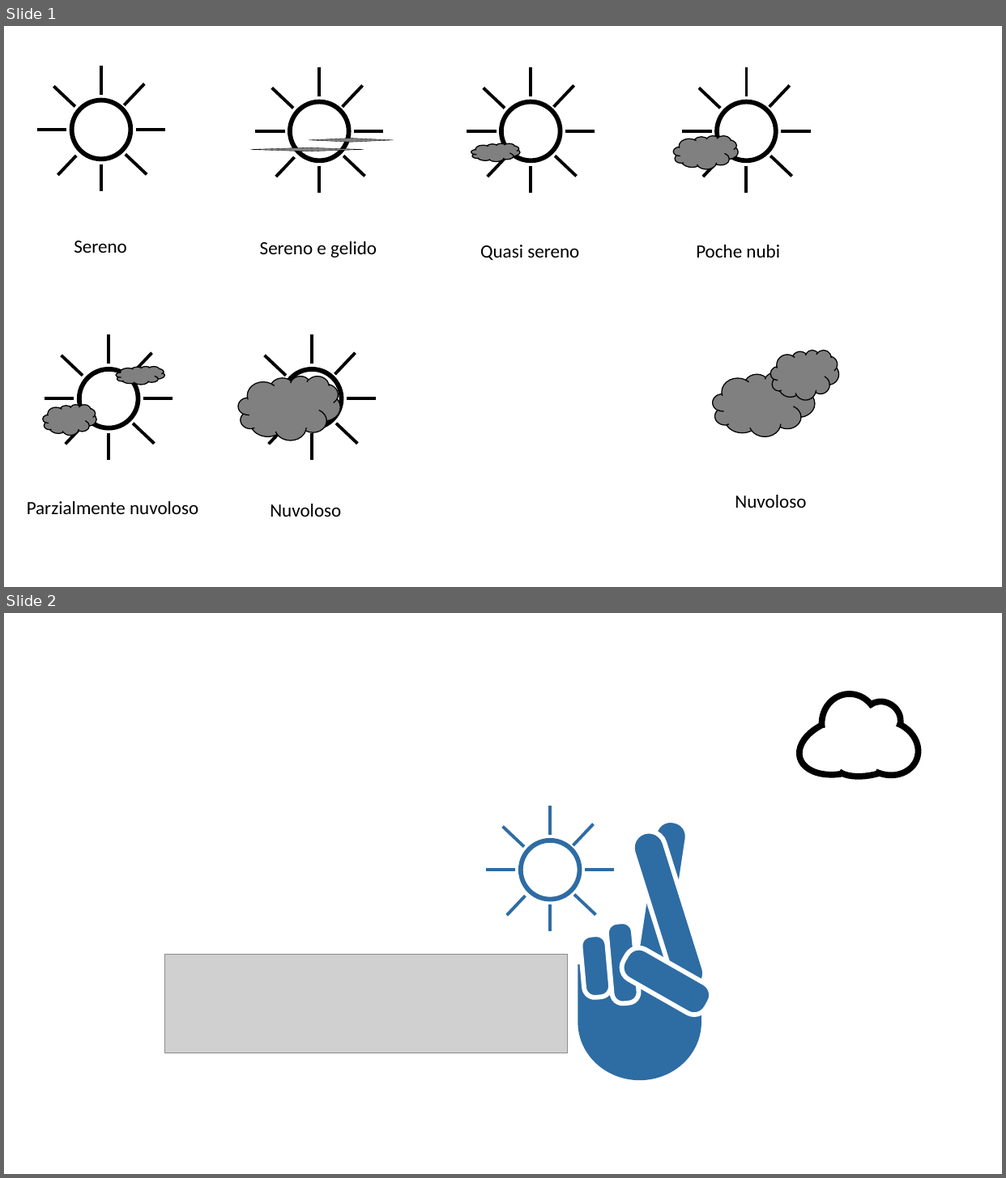
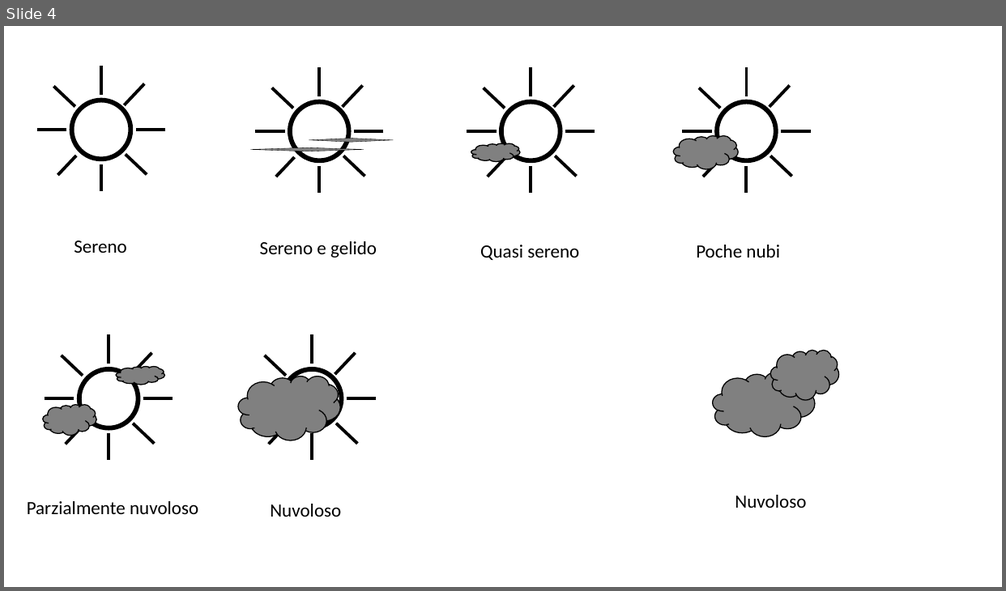
Before and after one commit to paserv/GAE, a slide deck: MadMeteo/res/icons.pptx. Shown one above the other, each under a label of ours: slides 1 and 2 before the commit, slide 4 after it. The pictures are 1006x1178 and 1006x591 pixels, drawn with LibreOffice and Linux fonts; fonts in the diff are those of the drawing; grey boxes stand for pictures. Boxes give left, top, right and bottom in pixels: in the first picture for what was removed or moved away, otherwise in the second. Text is boxed around its words. In the diff, an @@ line names an element or a change of style, - is before the commit and + after.

```diff
--- a/MadMeteo/res/icons.pptx
+++ b/MadMeteo/res/icons.pptx
@@ slide 2 removed at (x1=4, y1=613, x2=1002, y2=1174), background #FFFFFF @@
@@ group removed at (x1=792, y1=690, x2=927, y2=785): 5 arc (boxed as its full ellipse)s @@
@@ group removed at (x1=486, y1=806, x2=614, y2=932): 8 lines, 1 ellipse @@
@@ rounded rectangle removed at (x1=629, y1=828, x2=710, y2=995) @@
@@ rounded rectangle removed at (x1=634, y1=819, x2=689, y2=973) @@
@@ rounded rectangle removed at (x1=606, y1=921, x2=640, y2=1005) @@
@@ rounded rectangle removed at (x1=579, y1=934, x2=612, y2=999) @@
@@ rounded rectangle removed at (x1=616, y1=943, x2=716, y2=1020) @@
@@ picture removed at (x1=165, y1=954, x2=569, y2=1053) @@
@@ flow chart delay removed at (x1=578, y1=965, x2=701, y2=1081) @@
@@ what was slide 1 is now slide 4 @@
```
Also in this commit, not shown: 1 slide changed, 2 slides added, 4 other files.
